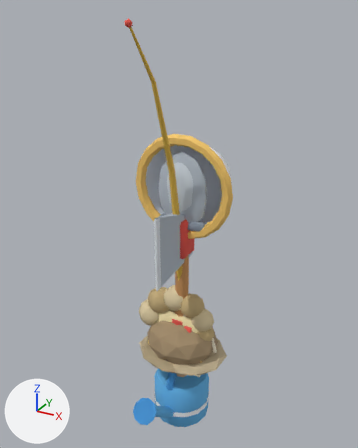
The glTF model assets/models/items.glb as it was, and as the next commit left it.
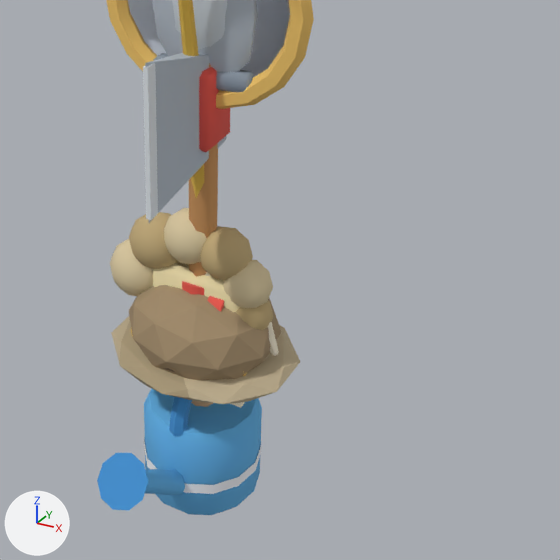
There are two pictures of each version: one whole from a 50 mm camera at (1.065, -1.968, 1.775) aimed at (-0.013, -0.008, 0.795), one close up on the part from 25% to 97% of the width and 42% to 100% of the height. The lights are fixed; the arrows at lower left show +X, +Y and +Z. The first two pictures are the older version. Where no turn or scale is listed for an object, it has been applied to the vertices.

Names of what the first close-up shows: 'fossil', 'fossil_ammonite', 'fossil_egg', 'fossil_fish', 'seedbag', 'tool_axe', 'tool_can', 'tool_net', 'tool_rod__main', 'tool_shovel' and 4 more.
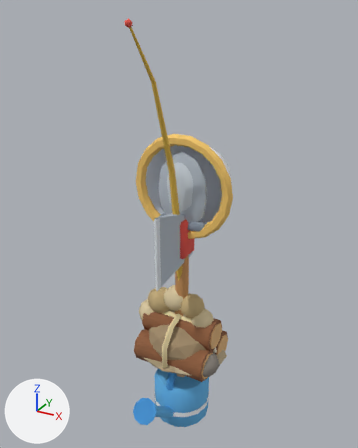
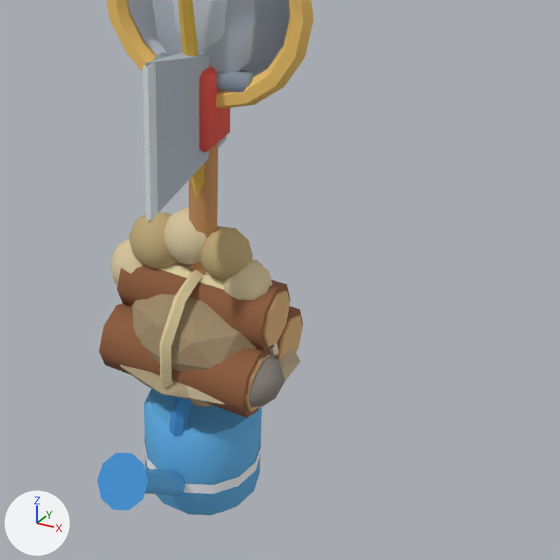
Changed parts and their boxes (x1, y1, x2, y2) in the close-ups (560 x 560 px):
```json
{"object": "mat_wood", "change": "added", "after": [99, 265, 303, 418], "faces in mat_bark (brown #8d5c3b)": [99, 265, 303, 418], "faces in mat_wood_l (beige #e0b47c)": [245, 290, 303, 412], "faces in mat_c_e9d9a8 (beige #e9d9a8)": [160, 269, 203, 398]}
{"object": "mat_stone", "change": "added", "after": [246, 354, 285, 407]}
{"object": "fossil_fish", "change": "unchanged, covered by the edit", "before": [184, 325, 300, 404], "after": [186, 348, 300, 404]}
{"object": "seedbag", "change": "unchanged, covered by the edit", "before": [152, 260, 240, 312], "after": [160, 260, 224, 290]}
```

Scene script edits in JSON lines:
```json
{"op": "add", "block": "mat_bark", "code": ["mat_bark = principled_material('bark')", "mat_bark.base_color = (0.266, 0.107, 0.0437)  # brown #8d5c3b", "mat_bark.roughness = 0.9"]}
{"op": "add", "block": "mat_wood_l", "code": ["mat_wood_l = principled_material('wood_l')", "mat_wood_l.base_color = (0.745, 0.456, 0.202)  # beige #e0b47c", "mat_wood_l.roughness = 0.9"]}
{"op": "add", "block": "mat_rock", "code": ["mat_rock = principled_material('rock')", "mat_rock.base_color = (0.392, 0.356, 0.319)  # grey #a8a199", "mat_rock.roughness = 0.9"]}
{"op": "add", "block": "mat_rock_l", "code": ["mat_rock_l = principled_material('rock_l')", "mat_rock_l.base_color = (0.552, 0.515, 0.468)  # light grey #c4beb6", "mat_rock_l.roughness = 0.9"]}
{"op": "add", "block": "mat_rock_d", "code": ["mat_rock_d = principled_material('rock_d')", "mat_rock_d.base_color = (0.254, 0.227, 0.198)  # grey #8a837b", "mat_rock_d.roughness = 0.9"]}
{"op": "add", "block": "me_mat_wood", "code": ["me_mat_wood = bpy.data.meshes.new('mat_wood')", "me_mat_wood.from_pydata(...)  # 184 vertices, 332 faces; spans x -0.2..0.206, y -0.203..0.203, z -0.066..0.306", "# faces by material slot: [84, 168, 80]", "me_mat_wood.materials.append(mat_bark)  # brown #8d5c3b", "me_mat_wood.materials.append(mat_wood_l)  # beige #e0b47c", "me_mat_wood.materials.append(mat_c_e9d9a8)  # beige #e9d9a8"]}
{"op": "add", "block": "me_mat_stone", "code": ["me_mat_stone = bpy.data.meshes.new('mat_stone')", "me_mat_stone.from_pydata(...)  # 126 vertices, 240 faces; spans x -0.192..0.254, y -0.167..0.174, z -0.018..0.234", "# faces by material slot: [80, 80, 80]", "me_mat_stone.materials.append(mat_rock)  # grey #a8a199", "me_mat_stone.materials.append(mat_rock_d)  # grey #8a837b", "me_mat_stone.materials.append(mat_rock_l)  # light grey #c4beb6"]}
{"op": "add", "block": "ob_mat_wood", "code": ["ob_mat_wood = bpy.data.objects.new('mat_wood', me_mat_wood)", "ob_mat_wood.location = (0.0, 0.0, 0.0)"]}
{"op": "add", "block": "ob_mat_stone", "code": ["ob_mat_stone = bpy.data.objects.new('mat_stone', me_mat_stone)", "ob_mat_stone.location = (0.0, 0.0, 0.0)"]}
```
